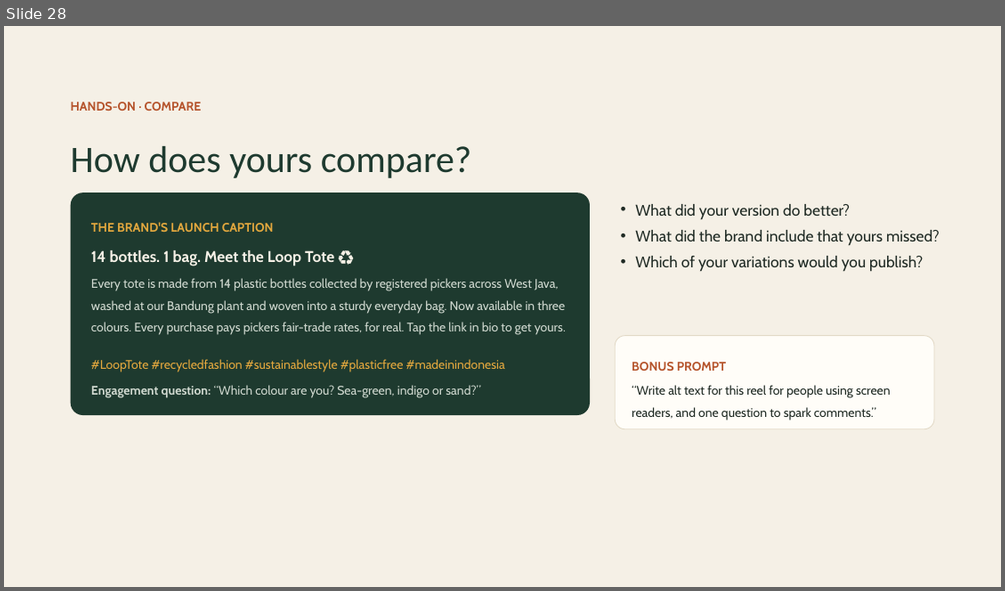
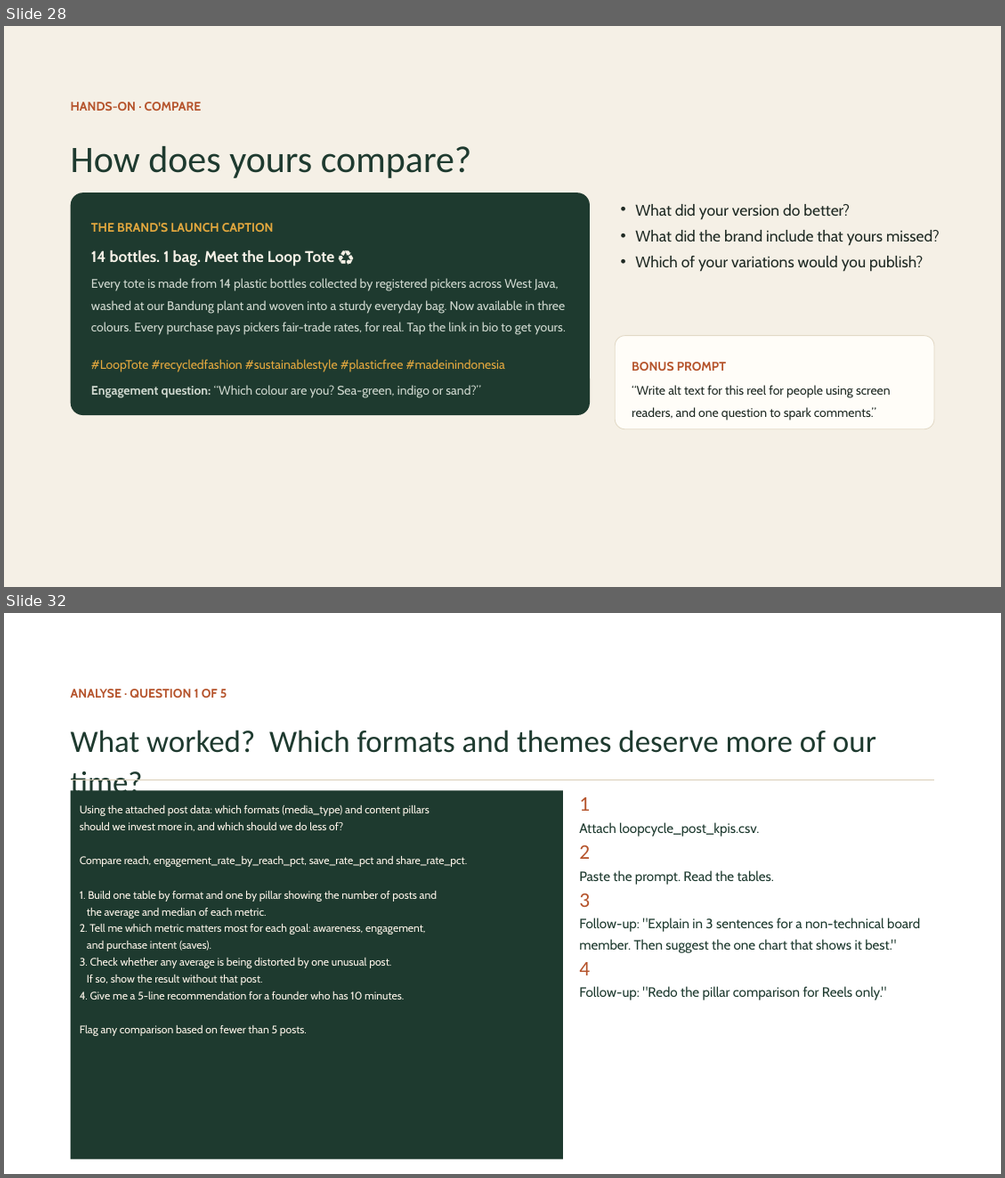
Before and after one commit to itsbharathp/LoopCycle, a slide deck: Prestentations/AI for Content Creation — The Basics.pptx. Shown one above the other, each under a label of ours: slide 28 before the commit, slides 28 and 32 after it; the slides between them are not shown. The pictures are 1005x591 and 1005x1178 pixels, drawn with LibreOffice and Linux fonts; fonts in the diff are those of the drawing. Boxes give left, top, right and bottom in pixels: in the first picture for what was removed or moved away, otherwise in the second. Text is boxed around its words. In the diff, an @@ line names an element or a change of style, - is before the commit and + after.

Commit message:
Add Part Four Analyse workshop section and GitHub Pages site
- PPTX: add 15 new slides for Part Four (5 AI analysis questions with
  prompt + answer-key pairs, setup, shared context, and wrap-up slides)
- PPTX: rebuilt from clean original to fix corrupt OOXML structure
- docs/index.html: single-file GitHub Pages slide deck of all 44 slides
  with keyboard/swipe navigation, URL hash deep-linking, and responsive layout

```diff
--- a/Prestentations/AI for Content Creation — The Basics.pptx
+++ b/Prestentations/AI for Content Creation — The Basics.pptx
@@ slide 32 added at (4, 613, 1001, 1174), background #FFFFFF @@
@@ text added at (71, 689, 227, 698), 12 pt, text #B5532B, bold @@
+ANALYSE · QUESTION 1 OF 5
@@ text added at (71, 730, 876, 753), 30 pt, text #1E3A2F @@
+What worked? Which formats and themes deserve more of our time?
@@ line added from (71, 779) to (934, 779), #D9CDB6 1 pt @@
@@ rectangle added at (71, 790, 563, 1159), fill #1E3A2F @@
@@ text added at (579, 797, 920, 1000), 13 pt, text #1E3A2F @@
+1
+Attach loopcycle_post_kpis.csv.
+2
+Paste the prompt. Read the tables.
+3
+Follow-up: "Explain in 3 sentences for a non-technical board member. Then suggest the one chart that shows it best."
+4
+Follow-up: "Redo the pillar comparison for Reels only."
@@ text added at (80, 805, 467, 1036), 10.5 pt, text #FBF3E8 @@
+Using the attached post data: which formats (media_type) and content pillars
+should we invest more in, and which should we do less of?
+Compare reach, engagement_rate_by_reach_pct, save_rate_pct and share_rate_pct.
+1. Build one table by format and one by pillar showing the number of posts and
+the average and median of each metric.
+2. Tell me which metric matters most for each goal: awareness, engagement,
+and purchase intent (saves).
+3. Check whether any average is being distorted by one unusual post.
+If so, show the result without that post.
+4. Give me a 5-line recommendation for a founder who has 10 minutes.
+Flag any comparison based on fewer than 5 posts.
```
Also in this commit, not shown: 14 other slides added, 1 slide removed, 1 other file.
